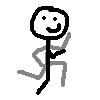
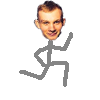
Two versions of the same layered image (w=100, h=100). Layer-by-layer changes:
added group "og" with 3 layers above "mark" over <box>17,5,73,95</box>
hid "3" (1st of 2, in "og"), moved it into group "og" over <box>30,6,69,95</box>
hid "2" (1st of 2, in "og"), moved it into group "og" over <box>17,6,71,87</box>
added group "mark" with 5 layers over <box>19,0,73,95</box>
added layer "Layer 2" in group "mark" over <box>33,0,67,41</box>
added layer "2" (2nd of 2, in "mark") (48%) in group "mark" over <box>19,32,73,87</box>
